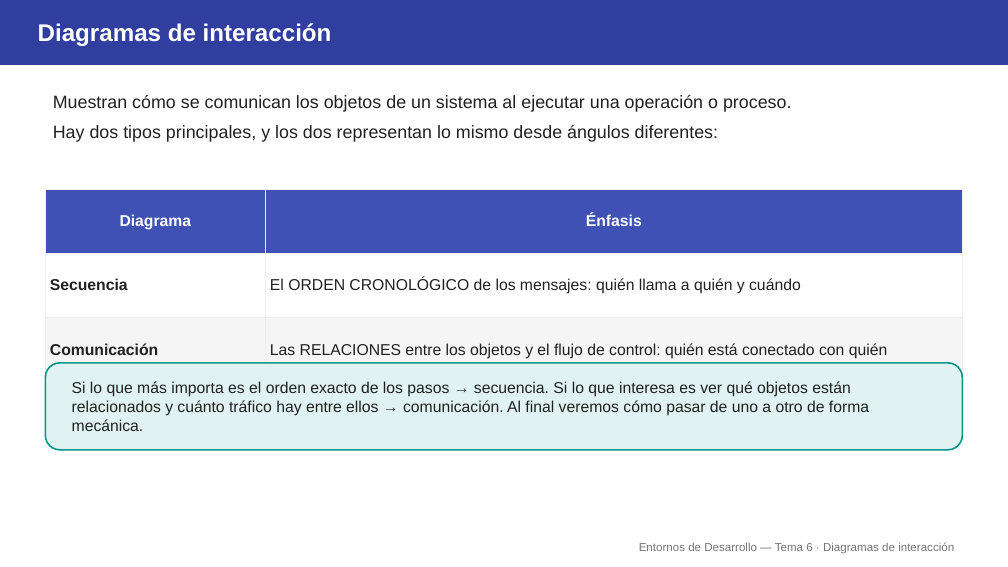
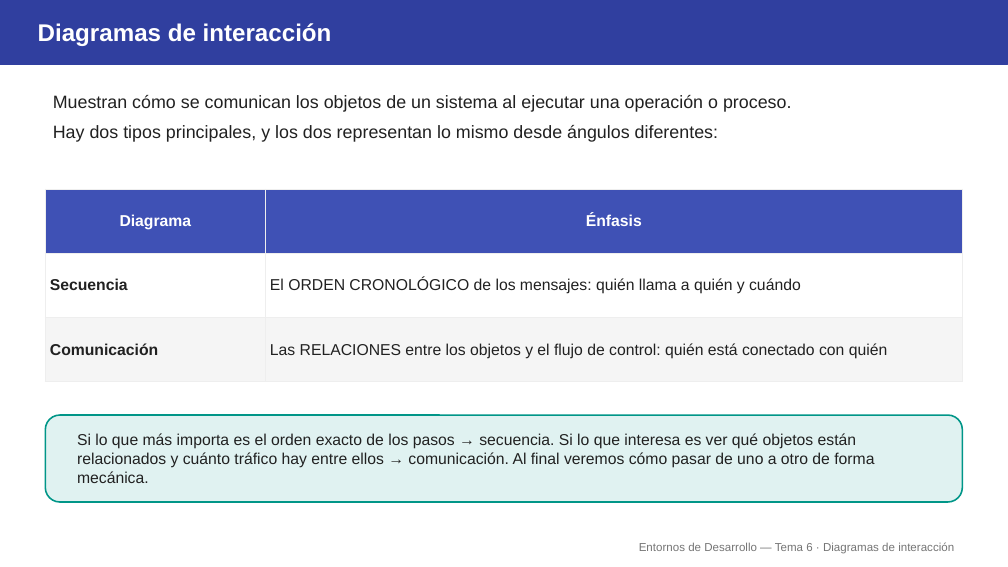
Before and after one commit to aitorventura/entornos-de-desarrollo, a slide deck: slide 2 of tema6/diapositivas/interaccion.pptx. Drawn at 1008x567 pixels with LibreOffice and Linux fonts; fonts in the diff are those of the drawing. Boxes give left, top, right and bottom in pixels: in the first picture for what was removed or moved away, otherwise in the second. Text is boxed around its words. In the diff, an @@ line names an element or a change of style, - is before the commit and + after.

```diff
--- a/tema6/diapositivas/interaccion.pptx
+++ b/tema6/diapositivas/interaccion.pptx
@@ table resized from (x1=45, y1=189, x2=963, y2=363) to (x1=45, y1=189, x2=963, y2=382) @@
@@ rounded rectangle moved from (x1=45, y1=363, x2=963, y2=450) to (x1=45, y1=415, x2=963, y2=502) @@
@@ text "Si lo que más importa ..." moved from (x1=72, y1=381, x2=869, y2=431) to (x1=77, y1=433, x2=874, y2=483) @@
```
Also in this commit, not shown: 7 other slides changed, 1 other file.
